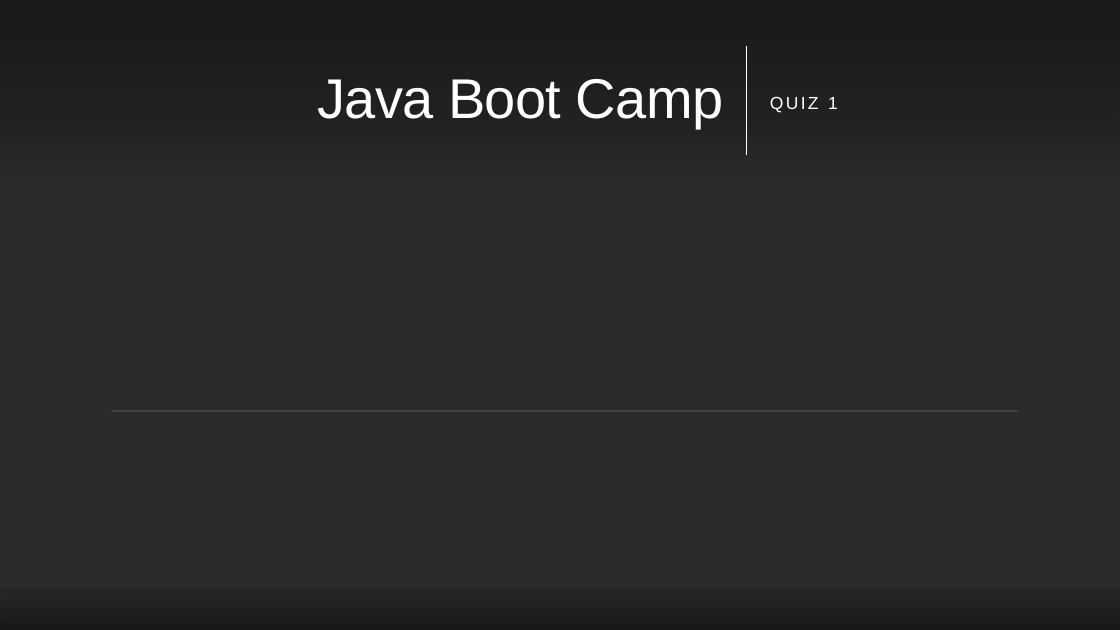
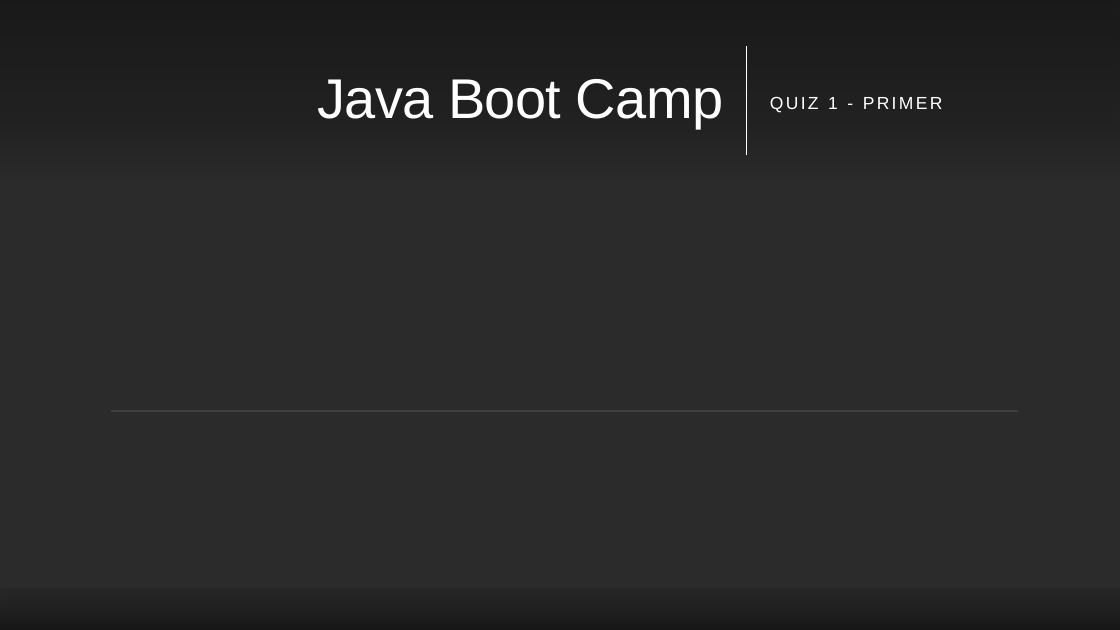
Before and after one commit to albertattard/java-boot-camp, a slide deck: slide 1 of assets/quiz/Quiz - 01.pptx. Drawn at 1120x630 pixels with LibreOffice and Linux fonts; fonts in the diff are those of the drawing; background and template pictures are left out; a plain dark background stands for a picture behind light text. Boxes give left, top, right and bottom in pixels: in the first picture for what was removed or moved away, otherwise in the second. Text is boxed around its words. In the diff, an @@ line names an element or a change of style, - is before the commit and + after.

```diff
--- a/assets/quiz/Quiz - 01.pptx
+++ b/assets/quiz/Quiz - 01.pptx
@@ subtitle at [770, 96, 943, 113]: text changed @@
-QUIZ 1
+QUIZ 1 - PRIMER
```
Also in this commit, not shown: 1 other slide changed, 16 slides added, 3 other files.
